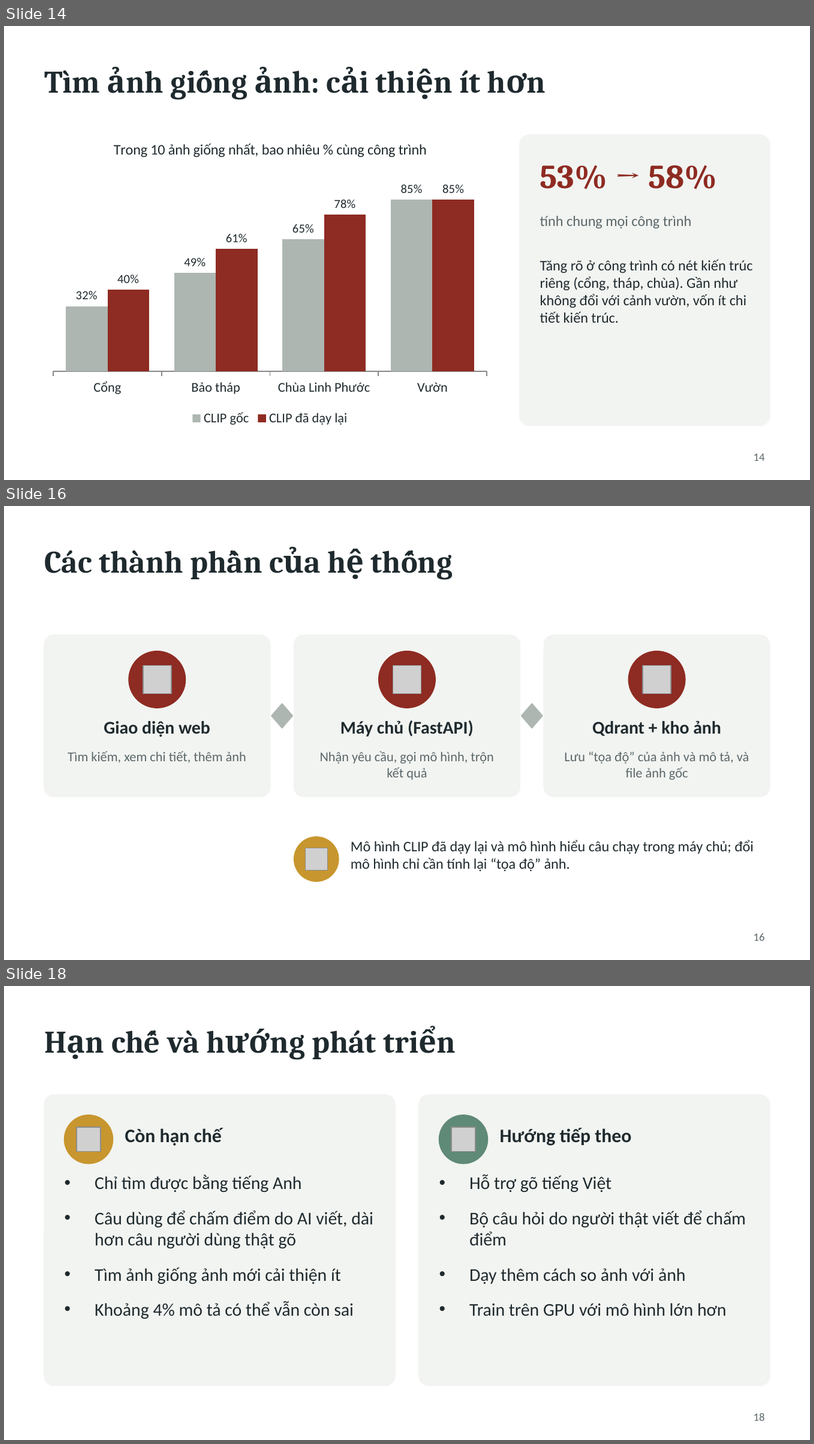
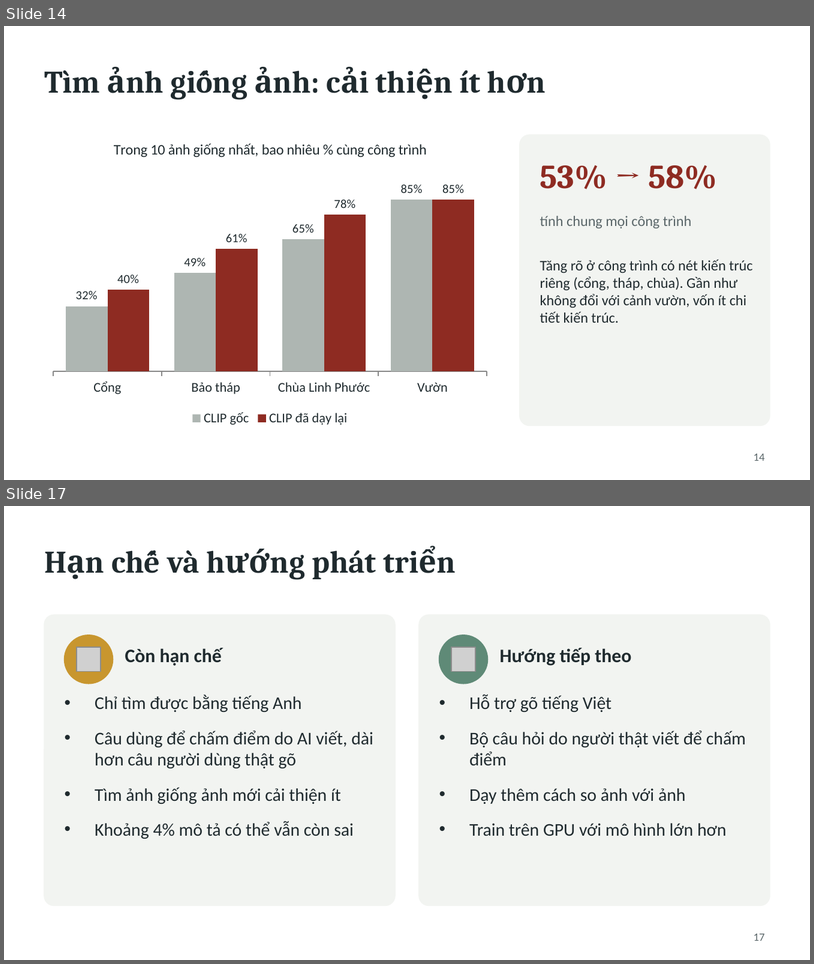
Before and after one commit to DuyLuanVo/KIS-AAI-DM-Master, a slide deck: reports/ThuyetTrinh_KIS_CLIP.pptx. Shown one above the other, each under a label of ours: slides 14, 16 and 18 before the commit, slides 14 and 17 after it; the slides between them are not shown. The pictures are 814x1444 and 814x964 pixels, drawn with LibreOffice and Linux fonts; fonts in the diff are those of the drawing; grey boxes stand for pictures. Boxes give left, top, right and bottom in pixels: in the first picture for what was removed or moved away, otherwise in the second. Text is boxed around its words. In the diff, an @@ line names an element or a change of style, - is before the commit and + after.

Commit message:
refactor: drop semantic caption branch, search by keyword + CLIP
- Text search now fuses two branches with RRF: BM25 over captions and
  CLIP text->image. Remove the sentence-transformer caption embedder,
  the "caption" vector, mode "semantic" and TEXT_MODEL.
- Existing collections that still hold a "caption" vector keep working.
- Frontend: remove the semantic option and badge, show CLIP score.
- Docs, paper and slides updated to the two-branch design; slides
  reworked (system flow, data cleaning, cross-check, data split).

```diff
--- a/reports/ThuyetTrinh_KIS_CLIP.pptx
+++ b/reports/ThuyetTrinh_KIS_CLIP.pptx
@@ slide 16 removed at [4, 506, 810, 960], background #FFFFFF @@
@@ title removed at [44, 550, 183, 573] @@
-Các thành phần của hệ thống
@@ rounded rectangle removed at [44, 635, 270, 796] @@
@@ rounded rectangle removed at [294, 635, 520, 796] @@
@@ rounded rectangle removed at [544, 635, 770, 796] @@
@@ ellipse removed at [129, 651, 185, 708] @@
@@ picture removed at [144, 666, 172, 694] @@
@@ ellipse removed at [379, 651, 435, 708] @@
@@ picture removed at [393, 666, 422, 694] @@
@@ ellipse removed at [629, 651, 686, 708] @@
@@ picture removed at [642, 666, 671, 694] @@
@@ left right arrow removed at [272, 703, 293, 728] @@
@@ left right arrow removed at [522, 703, 543, 728] @@
@@ text removed at [104, 721, 210, 737] @@
-Giao diện web
@@ text removed at [341, 720, 474, 736] @@
-Máy chủ (FastAPI)
@@ text removed at [593, 721, 722, 736] @@
-Qdrant + kho ảnh
@@ text removed at [68, 751, 246, 763] @@
-Tìm kiếm, xem chi tiết, thêm ảnh
@@ text removed at [320, 751, 494, 780] @@
-Nhận yêu cầu, gọi mô hình, trộn kết quả
@@ text removed at [564, 751, 750, 780] @@
-Lưu “tọa độ” của ảnh và mô tả, và file ảnh gốc
@@ ellipse removed at [294, 837, 339, 881] @@
@@ text removed at [351, 840, 754, 871] @@
-Mô hình CLIP đã dạy lại và mô hình hiểu câu chạy trong máy chủ; đổi mô hình chỉ cần tính lại “tọa độ” ảnh.
@@ picture removed at [306, 848, 328, 870] @@
@@ page number removed at [754, 933, 765, 940] @@
-16
@@ what was slide 18 is now slide 17 @@
@@ page number at [754, 933, 765, 940]: text changed @@
-18
+17
```
Also in this commit, not shown: 8 slides changed, 1 slide added, 1 other slide removed, 16 other files.
